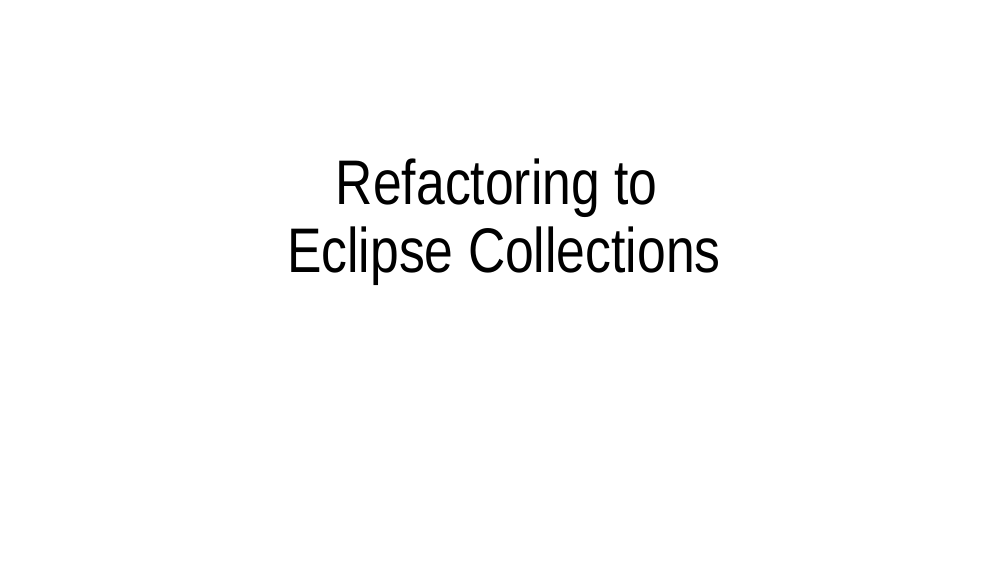
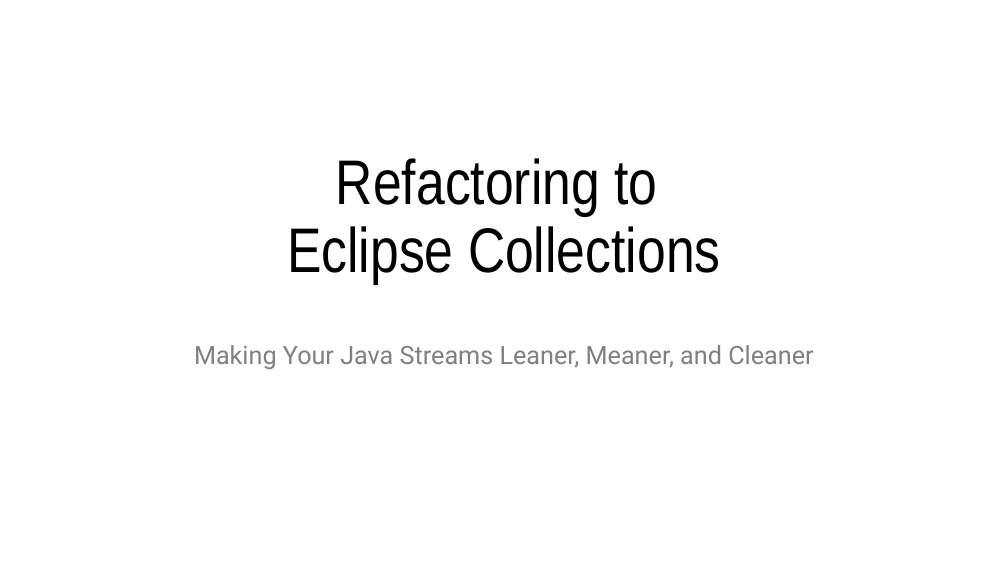
Before and after one commit to vmzakharov/refactor-to-ec, a slide deck: slide 1 of docs/RefactorToEcIntro.pptx. Drawn at 1008x567 pixels with LibreOffice and Linux fonts; fonts in the diff are those of the drawing. Boxes give left, top, right and bottom in pixels: in the first picture for what was removed or moved away, otherwise in the second. Text is boxed around its words. In the diff, an @@ line names an element or a change of style, - is before the commit and + after.

```diff
--- a/docs/RefactorToEcIntro.pptx
+++ b/docs/RefactorToEcIntro.pptx
@@ subtitle added at [194,345,813,369], 24 pt, text #808080 @@
+Making Your Java Streams Leaner, Meaner, and Cleaner
```
Also in this commit, not shown: 3 other slides changed, 3 slides added, 2 other files.
